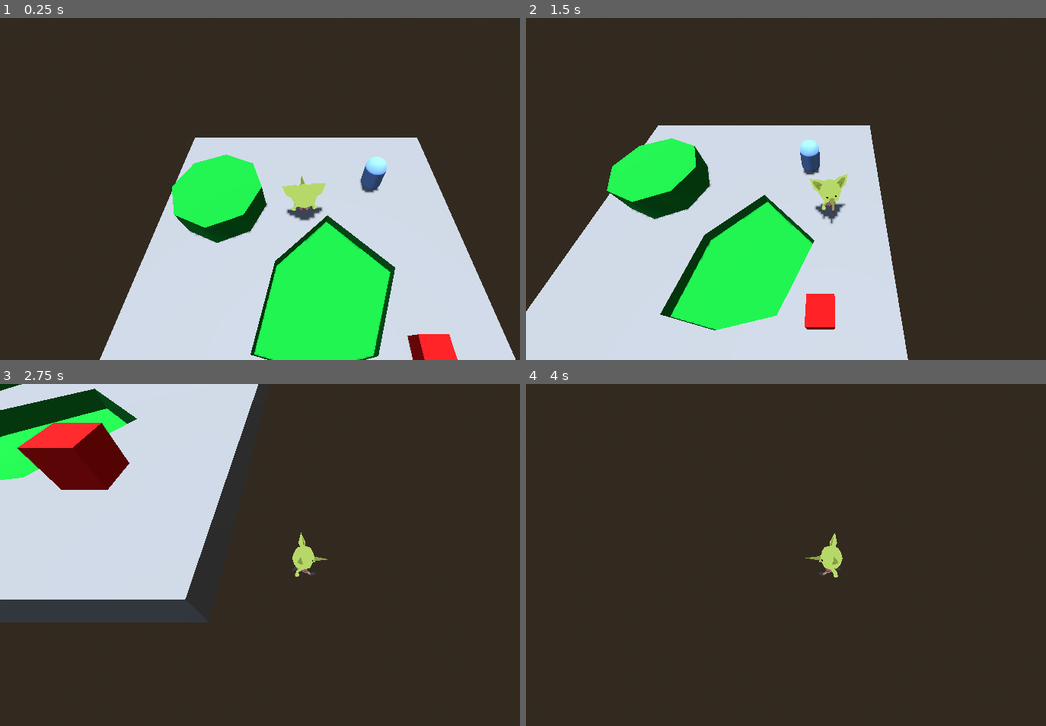
Above: before the commit, frames 1-4 (two rows, left to right).
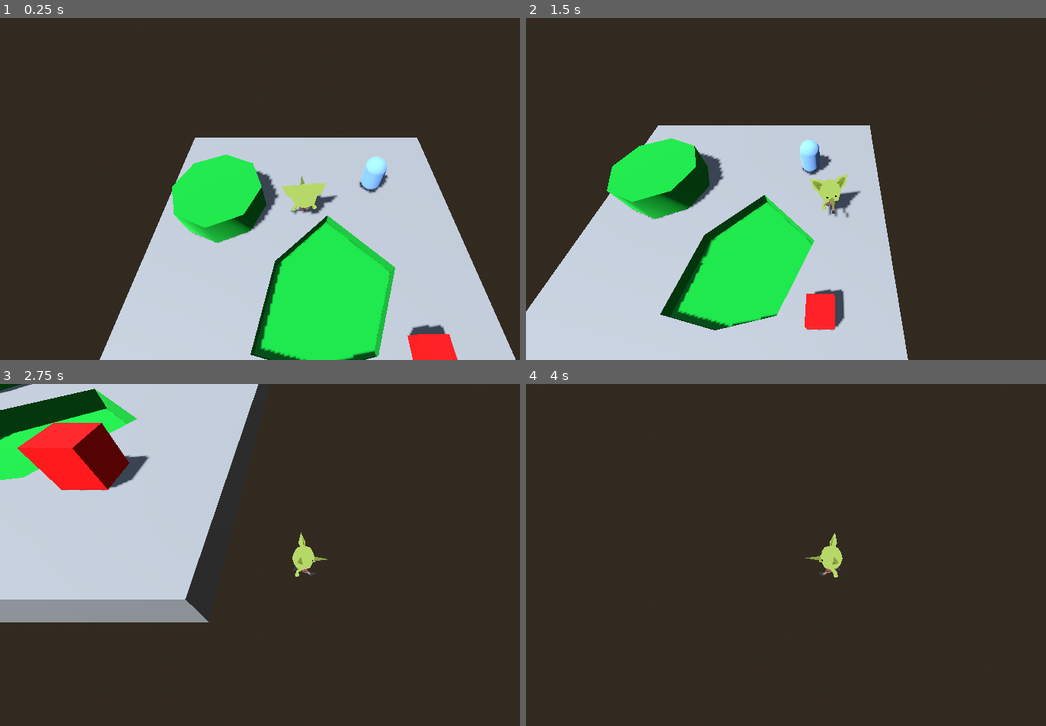
Above: after the commit, the same moments.

Repository: Swimnato/BYUGameJamSpring2025
Game: Godot game, scene res://Scenes/levels/scn_main.tscn
Two runs of this game, one before a commit and one after it. Both use one fixed random seed, a clock stepped at 60 frames per second and the inputs below.
Inputs:
- Up to frame 1 (0.25 s): no input
- Up to frame 2 (1.5 s): tap Enter at 0.5 s; hold D (move_right) 0.53-1.28 s; tap Space (jump) at 0.77 s; hold S (move_down) from 1.28 s (still down)
- Up to frame 3 (2.75 s): tap Space (jump) at 1.52 s; release S (move_down) at 2.03 s; hold D (move_right) from 2.03 s (still down)
- Up to frame 4 (4 s): release D (move_right) at 2.78 s; hold W (move_up) 2.78-3.53 s; tap Space (jump) at 3.02, 3.77 s; hold A (move_left) from 3.53 s (still down)

The runs differ from the first frame. In frame 1, 2.8% of the frame differs, in the area x 33-86%, y 40-100%; in frame 2, 2.4%; in frame 3, 4.3%, in the area x 0-41%, y 0-70%; in frame 4, less than 0.1%.

Commit message:
guard base

Diff:
--- /dev/null
+++ b/Scenes/levels/scn_guard_base.tscn
@@ -0,0 +1,158 @@
+[gd_scene load_steps=3 format=3 uid="uid://1dctvnmudhqh"]
+
+[ext_resource type="PackedScene" uid="uid://cfabpgfj3vlue" path="res://Scenes/objects/characters/scn_npc.tscn" id="1_iiw2p"]
+[ext_resource type="PackedScene" uid="uid://b0y4qh64th4xv" path="res://Scenes/objects/scn_hurtbox.tscn" id="3_pu0wy"]
+
+[node name="outpost" type="Node3D"]
+
+[node name="objects" type="Node3D" parent="."]
+
+[node name="Interactibles" type="Node3D" parent="objects"]
+
+[node name="ScnNpc" parent="objects/Interactibles" instance=ExtResource("1_iiw2p")]
+transform = Transform3D(1, 0, 0, 0, 1, 0, 0, 0, 1, 0.41949, 0.0195343, 7.26287)
+
+[node name="ScnNpc3" parent="objects/Interactibles" instance=ExtResource("1_iiw2p")]
+transform = Transform3D(1, 0, 0, 0, 1, 0, 0, 0, 1, 16.4195, 0.0195343, 11.2629)
+
+[node name="ScnNpc2" parent="objects/Interactibles" instance=ExtResource("1_iiw2p")]
+transform = Transform3D(1, 0, 0, 0, 1, 0, 0, 0, 1, 10.4195, 0.0195343, -13.7371)
+
+[node name="Collisions" type="Node3D" parent="objects"]
+
+[node name="CSGBox3D" type="CSGBox3D" parent="objects/Collisions"]
+transform = Transform3D(1, 0, 0, 0, 1, 0, 0, 0, 1, -0.090641, -0.391206, -4.56705)
+use_collision = true
+size = Vector3(40, 1, 40)
+
+[node name="tower" type="CSGBox3D" parent="objects/Collisions/CSGBox3D"]
+transform = Transform3D(1, 0, 0, 0, 1, 0, 0, 0, 1, -5, 2.5, 12)
+size = Vector3(3, 5, 3)
+
+[node name="climbing_room" type="CSGBox3D" parent="objects/Collisions/CSGBox3D"]
+transform = Transform3D(1, 0, 0, 0, 1, 0, 0, 0, 1, -5, 2.5, 2)
+size = Vector3(7, 5, 7)
+
+[node name="climbing_room_hollow" type="CSGBox3D" parent="objects/Collisions/CSGBox3D"]
+transform = Transform3D(1, 0, 0, 0, 1, 0, 0, 0, 1, -5, 3, 2)
+operation = 2
+size = Vector3(5, 5, 5)
+
+[node name="climbing_room_hollow2" type="CSGBox3D" parent="objects/Collisions/CSGBox3D"]
+transform = Transform3D(1, 0, 0, 0, 1, 0, 0, 0, 1, -5, 2.5, -1)
+operation = 2
+size = Vector3(3, 4, 3)
+
+[node name="tower7" type="CSGBox3D" parent="objects/Collisions/CSGBox3D"]
+transform = Transform3D(1, 0, 0, 0, 1, 0, 0, 0, 1, -15, 2.5, 12)
+size = Vector3(3, 5, 3)
+
+[node name="wall6" type="CSGBox3D" parent="objects/Collisions/CSGBox3D"]
+transform = Transform3D(1, 0, 0, 0, 1, 0, 0, 0, 1, -10, 2.5, 12)
+size = Vector3(7, 5, 1.5)
+
+[node name="wall2" type="CSGBox3D" parent="objects/Collisions/CSGBox3D"]
+transform = Transform3D(1, 0, 0, 0, 1, 0, 0, 0, 1, 10, 2.5, 12)
+size = Vector3(7, 5, 1.5)
+
+[node name="wall3" type="CSGBox3D" parent="objects/Collisions/CSGBox3D"]
+transform = Transform3D(-4.37114e-08, 0, -1, 0, 1, 0, 1, 0, -4.37114e-08, 15, 2.5, 7)
+size = Vector3(7, 5, 1.5)
+
+[node name="tower2" type="CSGBox3D" parent="objects/Collisions/CSGBox3D"]
+transform = Transform3D(1, 0, 0, 0, 1, 0, 0, 0, 1, 5, 2.5, 12)
+size = Vector3(3, 5, 3)
+
+[node name="tower8" type="CSGBox3D" parent="objects/Collisions/CSGBox3D"]
+transform = Transform3D(1, 0, 0, 0, 1, 0, 0, 0, 1, -5, 2.5, -18)
+size = Vector3(3, 5, 3)
+
+[node name="wall7" type="CSGBox3D" parent="objects/Collisions/CSGBox3D"]
+transform = Transform3D(1, 0, 0, 0, 1, 0, 0, 0, 1, 0, 2.5, -18)
+size = Vector3(7, 5, 1.5)
+
+[node name="tower9" type="CSGBox3D" parent="objects/Collisions/CSGBox3D"]
+transform = Transform3D(1, 0, 0, 0, 1, 0, 0, 0, 1, -15, 2.5, -18)
+size = Vector3(3, 5, 3)
+
+[node name="wall8" type="CSGBox3D" parent="objects/Collisions/CSGBox3D"]
+transform = Transform3D(1, 0, 0, 0, 1, 0, 0, 0, 1, -10, 2.5, -18)
+size = Vector3(7, 5, 1.5)
+
+[node name="wall9" type="CSGBox3D" parent="objects/Collisions/CSGBox3D"]
+transform = Transform3D(1, 0, 0, 0, 1, 0, 0, 0, 1, 10, 2.5, -18)
+size = Vector3(7, 5, 1.5)
+
+[node name="tower10" type="CSGBox3D" parent="objects/Collisions/CSGBox3D"]
+transform = Transform3D(1, 0, 0, 0, 1, 0, 0, 0, 1, 5, 2.5, -18)
+size = Vector3(3, 5, 3)
+
+[node name="tower3" type="CSGBox3D" parent="objects/Collisions/CSGBox3D"]
+transform = Transform3D(1, 0, 0, 0, 1, 0, 0, 0, 1, 15, 2.5, 12)
+size = Vector3(3, 5, 3)
+
+[node name="tower13" type="CSGBox3D" parent="objects/Collisions/CSGBox3D"]
+transform = Transform3D(1, 0, 0, 0, 1, 0, 0, 0, 1, 23, 2.5, 2)
+size = Vector3(3, 5, 3)
+
+[node name="tower4" type="CSGBox3D" parent="objects/Collisions/CSGBox3D"]
+transform = Transform3D(1, 0, 0, 0, 1, 0, 0, 0, 1, 15, 2.5, 2)
+size = Vector3(3, 5, 3)
+
+[node name="wall4" type="CSGBox3D" parent="objects/Collisions/CSGBox3D"]
+transform = Transform3D(-4.37114e-08, 0, -1, 0, 1, 0, 1, 0, -4.37114e-08, 15, 2.5, -3)
+size = Vector3(7, 5, 1.5)
+
+[node name="tower5" type="CSGBox3D" parent="objects/Collisions/CSGBox3D"]
+transform = Transform3D(1, 0, 0, 0, 1, 0, 0, 0, 1, 15, 2.5, -8)
+size = Vector3(3, 5, 3)
+
+[node name="wall5" type="CSGBox3D" parent="objects/Collisions/CSGBox3D"]
+transform = Transform3D(-4.37114e-08, 0, -1, 0, 1, 0, 1, 0, -4.37114e-08, 15, 2.5, -13)
+size = Vector3(7, 5, 1.5)
+
+[node name="wall10" type="CSGBox3D" parent="objects/Collisions/CSGBox3D"]
+transform = Transform3D(-4.37114e-08, 0, -1, 0, 1, 0, 1, 0, -4.37114e-08, -15, 2.5, 7)
+size = Vector3(7, 5, 1.5)
+
+[node name="wall13" type="CSGBox3D" parent="objects/Collisions/CSGBox3D"]
+transform = Transform3D(-4.37114e-08, 0, -1, 0, 1, 0, 1, 0, -4.37114e-08, -5, 4.5, 8)
+size = Vector3(5, 1, 1.5)
+
+[node name="wall14" type="CSGBox3D" parent="objects/Collisions/CSGBox3D"]
+transform = Transform3D(1, 0, 0, 0, 1, 0, 0, 0, 1, 19, 4.5, 2)
+size = Vector3(5, 1, 1.5)
+
+[node name="tower11" type="CSGBox3D" parent="objects/Collisions/CSGBox3D"]
+transform = Transform3D(1, 0, 0, 0, 1, 0, 0, 0, 1, -15, 2.5, 2)
+size = Vector3(3, 5, 3)
+
+[node name="wall11" type="CSGBox3D" parent="objects/Collisions/CSGBox3D"]
+transform = Transform3D(-4.37114e-08, 0, -1, 0, 1, 0, 1, 0, -4.37114e-08, -15, 2.5, -3)
+size = Vector3(7, 5, 1.5)
+
+[node name="tower12" type="CSGBox3D" parent="objects/Collisions/CSGBox3D"]
+transform = Transform3D(1, 0, 0, 0, 1, 0, 0, 0, 1, -15, 2.5, -8)
+size = Vector3(3, 5, 3)
+
+[node name="wall12" type="CSGBox3D" parent="objects/Collisions/CSGBox3D"]
+transform = Transform3D(-4.37114e-08, 0, -1, 0, 1, 0, 1, 0, -4.37114e-08, -15, 2.5, -13)
+size = Vector3(7, 5, 1.5)
+
+[node name="tower6" type="CSGBox3D" parent="objects/Collisions/CSGBox3D"]
+transform = Transform3D(1, 0, 0, 0, 1, 0, 0, 0, 1, 15, 2.5, -18)
+size = Vector3(3, 5, 3)
+
+[node name="CSGBox3D" type="CSGBox3D" parent="objects/Collisions/CSGBox3D"]
+transform = Transform3D(1, 0, 0, 0, 1, 0, 0, 0, 1, -3, 1, 0)
+
+[node name="CSGBox3D2" type="CSGBox3D" parent="objects/Collisions/CSGBox3D"]
+transform = Transform3D(1, 0, 0, 0, 1, 0, 0, 0, 1, -3, 2, 0)
+
+[node name="CSGBox3D3" type="CSGBox3D" parent="objects/Collisions/CSGBox3D"]
+transform = Transform3D(1, 0, 0, 0, 1, 0, 0, 0, 1, -3, 1, 1)
+
+[node name="Hurtboxes" type="Node3D" parent="objects"]
+
+[node name="Hurtbox" parent="objects/Hurtboxes" instance=ExtResource("3_pu0wy")]
+transform = Transform3D(1, 0, 0, 0, 1, 0, 0, 0, 1, 5.19447, 0.519535, -1.52908)
--- a/Scenes/levels/scn_main.tscn
+++ b/Scenes/levels/scn_main.tscn
@@ -18,7 +18,7 @@
 environment = SubResource("Environment_lyvv4")
 
 [node name="DirectionalLight3D" type="DirectionalLight3D" parent="."]
-transform = Transform3D(1, 0, 0, 0, -4.37114e-08, 1, 0, -1, -4.37114e-08, 0, 0, 0)
+transform = Transform3D(0.910222, -0.141713, -0.38912, 0.414121, 0.311478, 0.855269, 0, -0.939627, 0.342201, 0, 0, 0)
 shadow_enabled = true
 
 [node name="Player" parent="." instance=ExtResource("1_vuhdq")]
